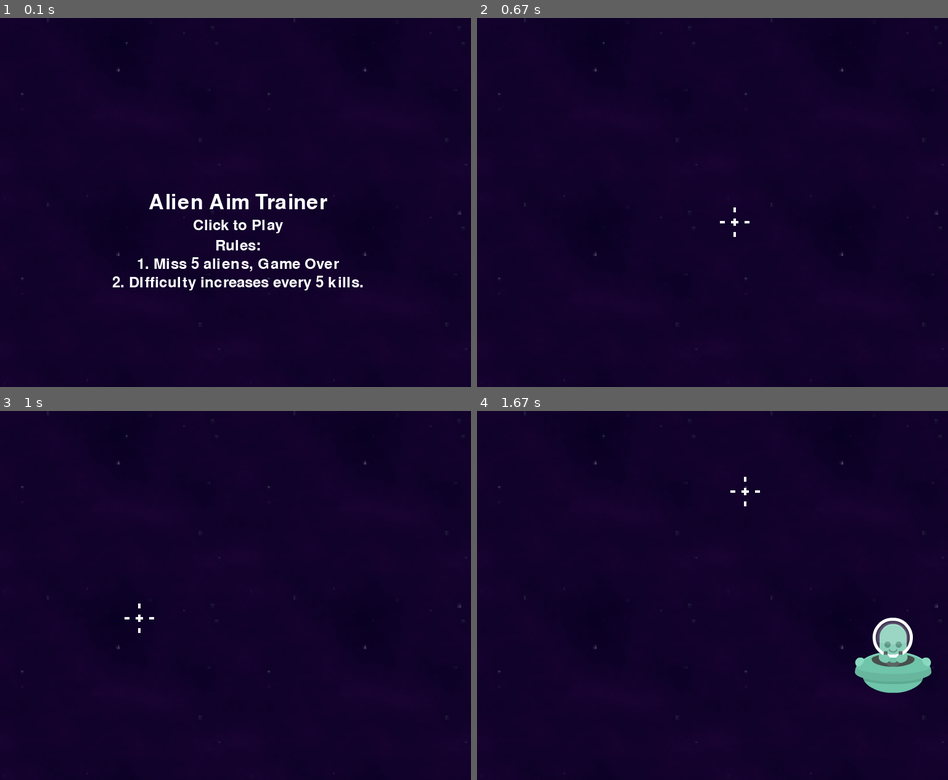
Above: before the commit, frames 1-4 (two rows, left to right).
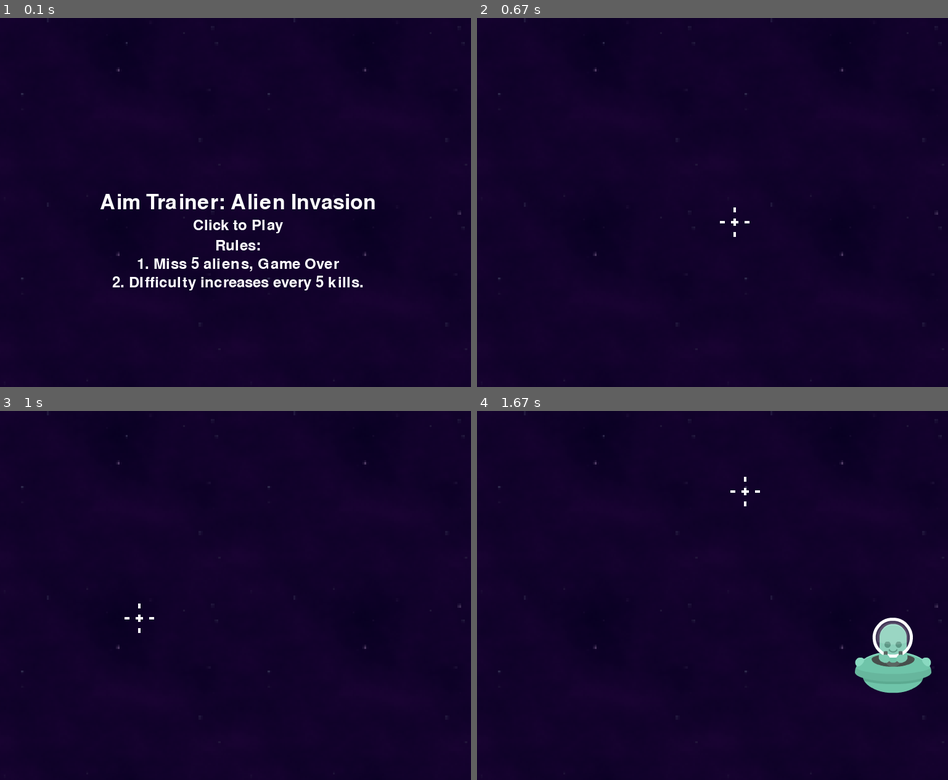
Above: after the commit, the same moments.

Repository: werneroscar/pygames_aim_trainer
Game: pygame game, started from aim_trainer.py
Two runs of this game, one before a commit and one after it. Both use one fixed random seed, a clock stepped at 60 frames per second and the inputs below.
Inputs (mouse positions are in pixels of both pictures, inside the frame that each line leads up to):
- Up to frame 1 (0.1 s): no input
- Up to frame 2 (0.67 s): click (717, 202) at 0.38 s
- Up to frame 3 (1 s): click (117, 599) at 0.72 s
- Up to frame 4 (1.67 s): click (787, 466) at 1.05 s; click (726, 470) at 1.38 s

The runs differ from the first frame. In frame 1, 1.1% of the frame differs, in the area x 21-80%, y 47-52%; in frame 2, nothing differs; in frame 3, nothing differs; in frame 4, nothing differs.

Commit message:
updated game name

Diff:
--- a/aim_trainer.py
+++ b/aim_trainer.py
@@ -3,13 +3,11 @@
 
 # Initialize pygame
 pygame.init()
-pygame.display.set_caption("Alien Aim Trainer")
 
 # Set up the game window
 window_width = 800
 window_height = 600
 window = pygame.display.set_mode((window_width, window_height))
-pygame.display.set_caption("Aim Trainer")
 
 # Load the alien and crosshair images
 alien_imgs = [pygame.image.load("./assets/alien1.png").convert_alpha(),
@@ -58,7 +56,7 @@
 # Set up the text font and size
 font = pygame.font.SysFont(None, 50)
 title_font = pygame.font.SysFont(None, 36)
-game_title = font.render("Alien Aim Trainer", True, (255, 255, 255))
+game_title = font.render("Aim Trainer: Alien Invasion", True, (255, 255, 255))
 click_to_play = title_font.render("Click to Play", True, (255, 255, 255))
 title_rect = game_title.get_rect(center=(window_width/2, window_height/2))
 click_rect = click_to_play.get_rect(center=(window_width/2, title_rect.bottom + 20))
